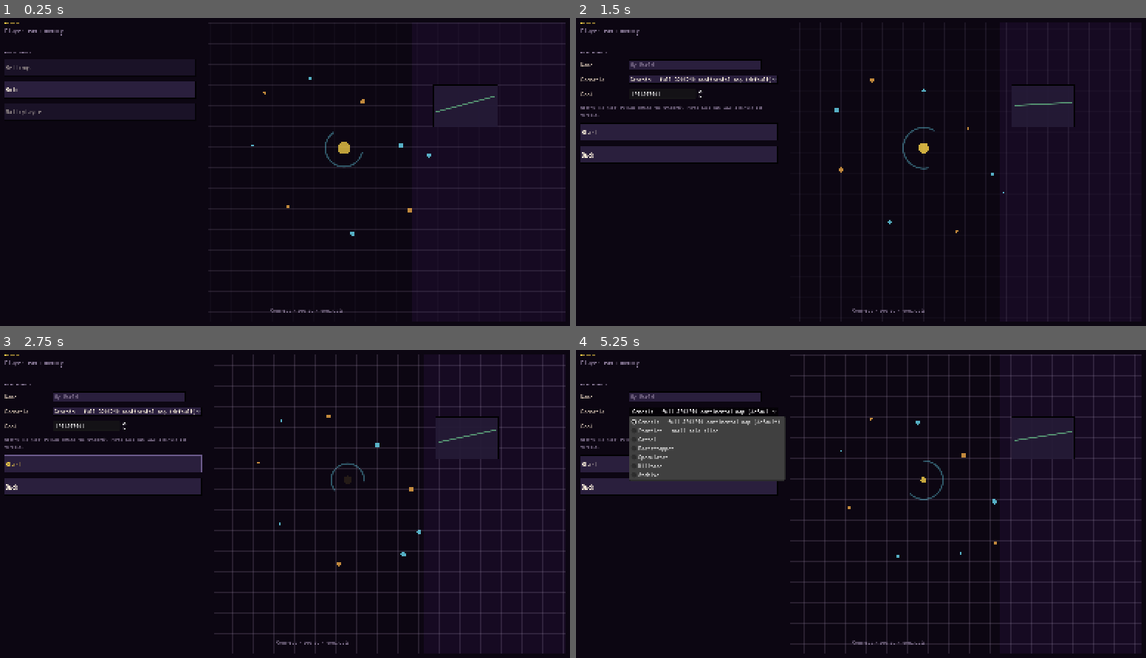
Above: before the commit, frames 1-4 (two rows, left to right).
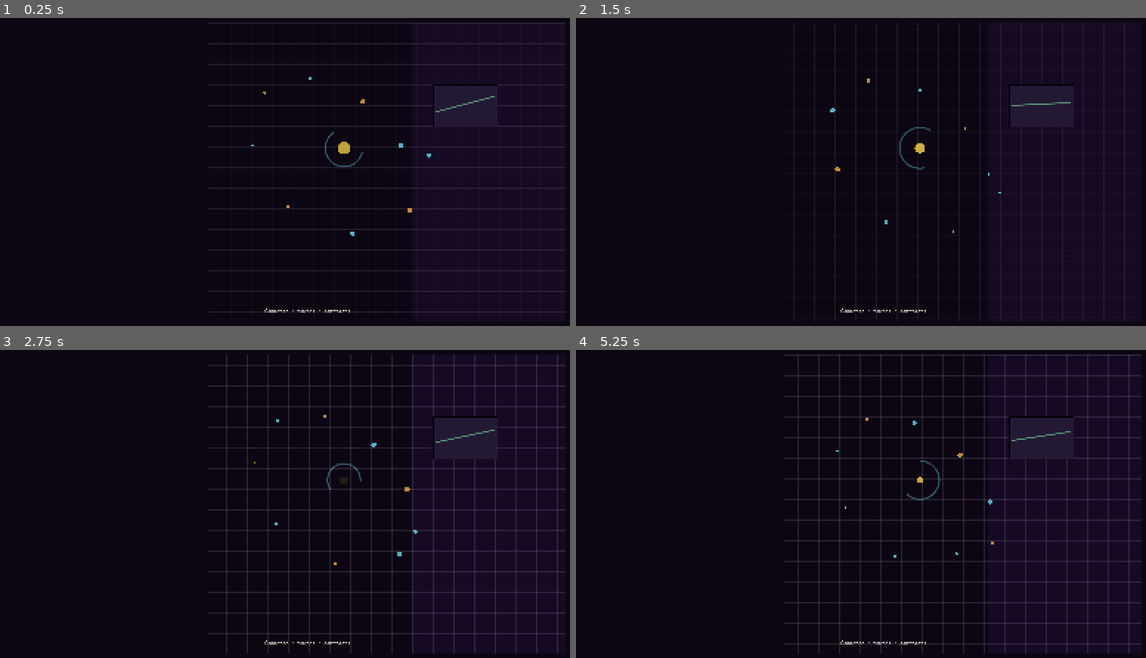
Above: after the commit, the same moments.

Repository: at6132/econ
Game: Godot game, scene res://scenes/GameHome.tscn
The game is run twice, just before and just after one commit, with the same random seed, the same clock (stepped at 60 frames per second) and the same inputs.
Inputs (mouse positions are in pixels of both pictures, inside the frame that each line leads up to):
- Up to frame 1 (0.25 s): no input
- Up to frame 2 (1.5 s): click (678, 88) at 0.5 s, where only the run before the commit has a clickable "Solo"; click (678, 67) at 1.25 s, where only the run before the commit has a clickable "New world"
- Up to frame 3 (2.75 s): click (102, 463) at 2 s, where only the run before the commit has a clickable "Start"
- Up to frame 4 (5.25 s): click (678, 463) at 2.75 s, where only the run before the commit has a clickable "Start"; click (701, 411) at 3.5 s, where only the run before the commit has a clickable "Genesis — full 320×240 contin…"; click (701, 411) at 4.25 s, where only the run before the commit has a clickable "Genesis — full 320×240 contin…"; click (701, 411) at 5 s, where only the run before the commit has a clickable "Genesis — full 320×240 contin…"

The runs differ from the first frame. In frame 1, 2.0% of the frame differs, in the area x 0-62%, y 1-96%; in frame 2, 5.8%; in frame 3, 13%; in frame 4, 17%, in the area x 0-99%, y 1-99%.
Error after the commit: Parse Error: Cannot infer the type of "canon" variable because the value doesn't have a set type. (res://scenes/GameHome.gd:490)

Commit message:
fix(godot): restart solo engine and validate cash on new world
Restart Python before dev_reset so bootstrap matches disk. Abort new world when player_cash_cents disagrees with the 100k canon.

Co-authored-by: Cursor <cursoragent@cursor.com>

Diff:
--- a/realm_client/scenes/GameHome.gd
+++ b/realm_client/scenes/GameHome.gd
@@ -405,6 +405,13 @@
 		relative_path,
 		func(data: Dictionary) -> void:
 			if bool(data.get("ok", false)):
+				var cash := int(data.get("player_cash_cents", 0))
+				if cash > 0:
+					WorldState.player_cash_cents = cash
+					WorldState.summary_updated.emit()
+				var expected := int(data.get("player_starting_cash_cents", 0))
+				if expected > 0:
+					WorldState.player_starting_cash_cents = expected
 				if is_instance_valid(_creation_screen):
 					_creation_screen.mark_done()
 				else:
@@ -423,6 +430,9 @@
 
 
 func _on_start_new_world() -> void:
+	await _ensure_engine_ready()
+	# Fresh Python process so bootstrap bytecode matches disk (avoids stale $10k seed).
+	await Transport.restart_solo_engine()
 	await _ensure_engine_ready()
 	var scenario: String = str(_scenario_opt.get_item_metadata(_scenario_opt.selected))
 	var seed_val := int(_seed_spin.value)
@@ -454,6 +464,13 @@
 				_creation_screen.end_waiting_for_engine()
 			if bool(data.get("ok", false)):
 				var cash := int(data.get("player_cash_cents", 0))
+				var expected := int(data.get("player_starting_cash_cents", 0))
+				if expected > 0:
+					WorldState.player_starting_cash_cents = expected
+				var mismatch := _starting_cash_mismatch_message(cash, expected)
+				if not mismatch.is_empty():
+					_abort_creation_screen(mismatch)
+					return
 				if cash > 0:
 					WorldState.player_cash_cents = cash
 					WorldState.summary_updated.emit()
@@ -469,6 +486,18 @@
 	)
 
 
+func _starting_cash_mismatch_message(actual_cents: int, expected_cents: int) -> String:
+	var canon := expected_cents if expected_cents > 0 else WorldState.PLAYER_STARTING_CASH_CENTS
+	if actual_cents == canon:
+		return ""
+	return (
+		"Solo engine started you at %s but this build expects %s.\n\n"
+		% [WorldState.format_money(actual_cents), WorldState.format_money(canon)]
+		+ "Quit Godot completely (close the window), reopen, and use New world — not Continue. "
+		+ "Continue loads old saves that still have the previous balance."
+	)
+
+
 func _abort_creation_screen(message: String) -> void:
 	if is_instance_valid(_creation_screen):
 		_creation_screen.visible = false
